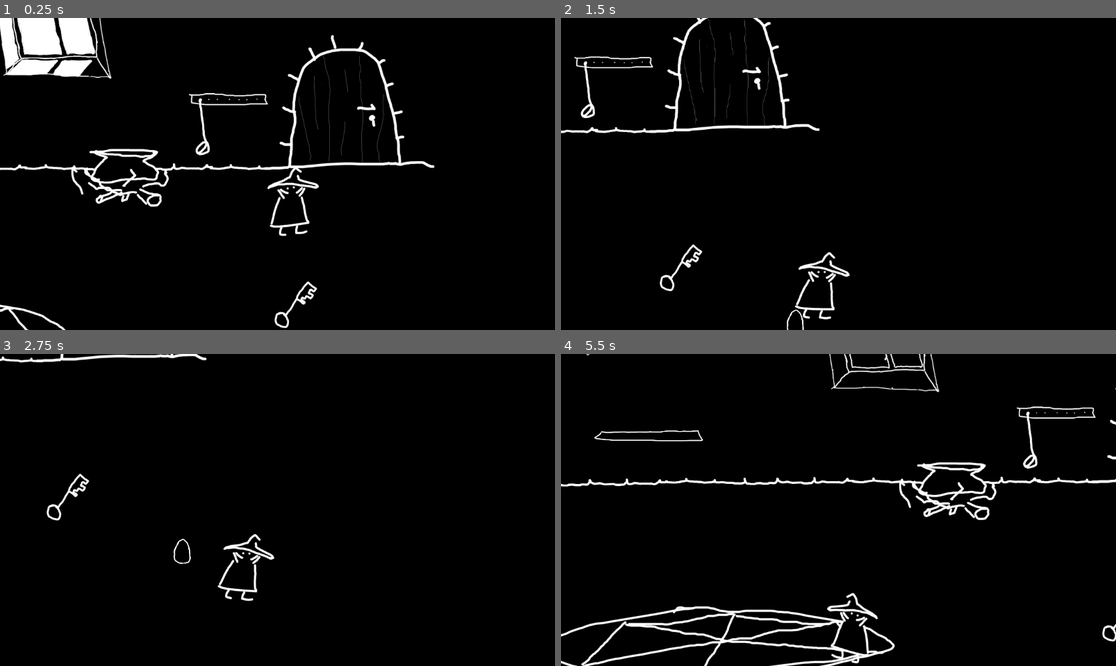
Above: before the commit, frames 1-4 (two rows, left to right).
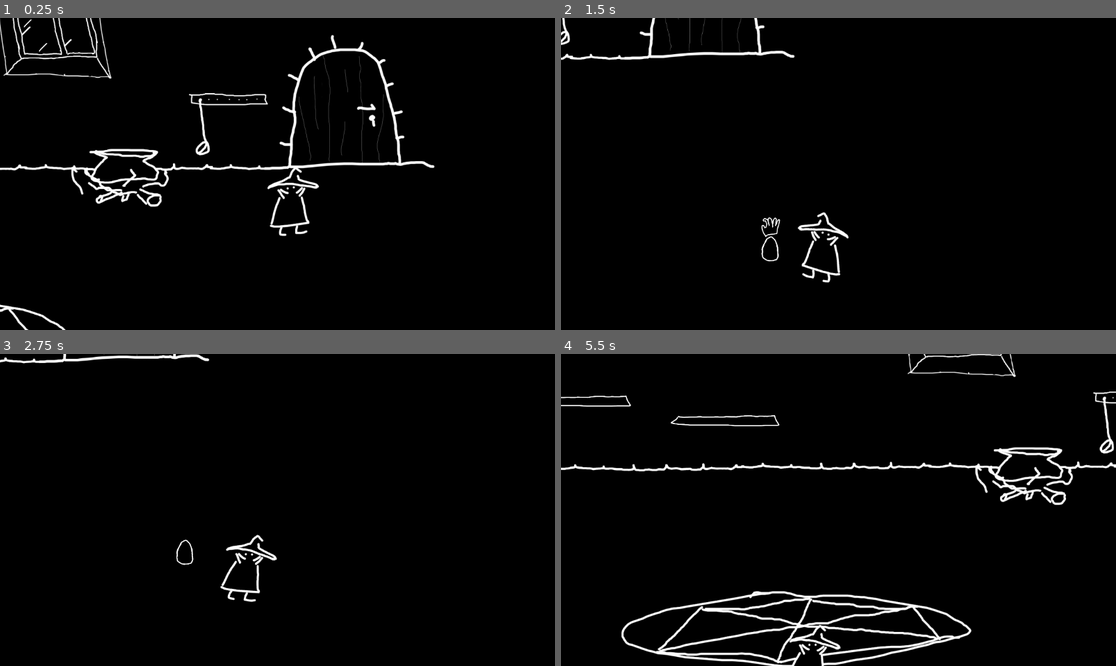
Above: after the commit, the same moments.

Repository: Badrpas/ld55-apr-2024
Game: Godot game, scene res://simulation.tscn
Same seed, same stepped clock (60 frames per second), same inputs: the game is played once before the commit and once after it.
Inputs (mouse positions are in pixels of both pictures, inside the frame that each line leads up to):
- Up to frame 1 (0.25 s): no input
- Up to frame 2 (1.5 s): move the mouse to (960, 158) at 0.52 s; hold D (right) 0.53-1.28 s; hold Space (Dash) 0.53-1.28 s; click (960, 158) at 0.67 s; tap E (UseE) at 0.8, 1.35 s; move the mouse to (727, 189) at 1.27 s; hold S (down) from 1.28 s (still down); click (727, 189) at 1.42 s
- Up to frame 3 (2.75 s): tap Space (Dash) at 1.55 s; move the mouse to (333, 441) at 2.02 s; release S (down) at 2.03 s; hold D (right) from 2.03 s (still down); hold Space (Dash) from 2.03 s (still down); click (333, 441) at 2.17 s; tap E (UseE) at 2.3 s
- Up to frame 4 (5.5 s): move the mouse to (810, 572) at 2.77 s; release D (right) at 2.78 s; release Space (Dash) at 2.78 s; hold W (up) 2.78-3.53 s; tap E (UseE) at 2.85, 3.8, 4.35, 5.3 s; click (810, 572) at 2.92 s; tap Space (Dash) at 3.05, 4.55 s; move the mouse to (1005, 556) at 3.52 s; hold Space (Dash) 3.53-4.28 s; hold A (left) 3.53-5.03 s; click (1005, 556) at 3.67 s; move the mouse to (672, 463) at 4.27 s; click (672, 463) at 4.42 s; move the mouse to (866, 510) at 5.02 s; hold S (down) from 5.03 s (still down); hold Space (Dash) from 5.03 s (still down); click (866, 510) at 5.17 s

The runs differ from the first frame. In frame 1, 2.5% of the frame differs, in the area x 0-58%, y 0-100%; in frame 2, 3.6%; in frame 3, 1.3%; in frame 4, 10%, in the area x 0-100%, y 0-100%.

Commit message:
mouse support

Diff:
--- a/project.godot
+++ b/project.godot
@@ -58,6 +58,7 @@
 Dash={
 "deadzone": 0.5,
 "events": [Object(InputEventKey,"resource_local_to_scene":false,"resource_name":"","device":-1,"window_id":0,"alt_pressed":false,"shift_pressed":false,"ctrl_pressed":false,"meta_pressed":false,"pressed":false,"keycode":0,"physical_keycode":32,"key_label":0,"unicode":32,"echo":false,"script":null)
+, Object(InputEventKey,"resource_local_to_scene":false,"resource_name":"","device":-1,"window_id":0,"alt_pressed":false,"shift_pressed":false,"ctrl_pressed":false,"meta_pressed":false,"pressed":false,"keycode":0,"physical_keycode":4194325,"key_label":0,"unicode":0,"echo":false,"script":null)
 ]
 }
 
--- a/restart-point.tscn
+++ b/restart-point.tscn
@@ -20,7 +20,7 @@
 [node name="Cam" parent="Simulation" index="1"]
 position = Vector2(277, -282)
 
-[node name="Egg" parent="Simulation" index="2"]
+[node name="Egg" parent="Simulation" index="3"]
 position = Vector2(868, 291)
 rotation = -0.241087
 
@@ -37,7 +37,13 @@
 [node name="Eye" parent="Simulation/Hexagram/slots/Node2D5" index="0" instance=ExtResource("3_6ui23")]
 position = Vector2(-2.5, -4.5)
 
-[node name="Skull2" parent="Simulation" index="12"]
+[node name="book_trigger" parent="Simulation" index="8"]
+enabled = null
+
+[node name="Player" parent="Simulation" index="11"]
+position = Vector2(15, 402)
+
+[node name="Skull2" parent="Simulation" index="13"]
 visible = false
 position = Vector2(-643, 1474)
 
--- a/simulation.tscn
+++ b/simulation.tscn
@@ -44,7 +44,6 @@
 [ext_resource type="Texture2D" uid="uid://c020xxjrjdf0p" path="res://assets/troop.png" id="40_80d32"]
 [ext_resource type="AudioStream" uid="uid://b7vhm5ljur00s" path="res://assets/sound/click.wav" id="40_hxhgd"]
 [ext_resource type="Texture2D" uid="uid://btkyaauihl48i" path="res://assets/door.png" id="43_2pjwn"]
-[ext_resource type="PackedScene" uid="uid://4kgy6vm137e" path="res://key.tscn" id="45_36ofq"]
 
 [sub_resource type="RectangleShape2D" id="RectangleShape2D_cwvet"]
 size = Vector2(5741, 287)
@@ -824,6 +823,7 @@
 position = Vector2(-728, 123)
 script = ExtResource("24_ufxqs")
 override_root = NodePath(".")
+enabled = null
 
 [node name="Area2D2" type="Area2D" parent="book_trigger"]
 position = Vector2(85, 28)
@@ -1005,9 +1005,6 @@
 [node name="InteractionAudio" type="AudioStreamPlayer" parent="." groups=["INTERACT_AUDIO"]]
 stream = ExtResource("40_hxhgd")
 
-[node name="Key" parent="." instance=ExtResource("45_36ofq")]
-position = Vector2(1712, 644)
-
 [connection signal="area_entered" from="Cauldron/Area2D" to="Cauldron" method="_on_area_2d_area_entered"]
 [connection signal="area_exited" from="Cauldron/Area2D" to="Cauldron" method="on_exited"]
 [connection signal="body_entered" from="Book/Area2D" to="Book" method="on_enter_smth"]
--- a/src/Window.gd
+++ b/src/Window.gd
@@ -29,10 +29,11 @@
 
 	if not WindowKek.Master:
 		WindowKek.Master = self
-		WindowKek.Master.make_tween.call_deferred()
+		WindowKek.Master.make_tween()
 
 	WindowKek.Master.kek.connect(func(snd):
 		if thunder_tween: thunder_tween.kill()
+		if not is_inside_tree(): return
 		thunder_tween = create_tween()
 		thunder_tween.tween_callback(func(): texture = frames[1])
 		thunder_tween.tween_interval(0.1)
@@ -52,7 +53,6 @@
 	if tween: tween.stop()
 	tween = create_tween()
 	var delay = randf_range(15, 33)
-	print('next in ', delay)
 	tween.tween_interval(delay)
 	tween.tween_callback(make_tween)
 
@@ -69,7 +69,7 @@
 
 
 # Called every frame. 'delta' is the elapsed time since the previous frame.
-func _process(delta):
+func _process(_delta):
 	for _c in rain_root.get_children():
 		var child: Node2D = _c
 		if child.position.y < 0: continue
--- a/src/book-trigger.gd
+++ b/src/book-trigger.gd
@@ -40,9 +40,26 @@
 	locked = false
 	vtarget.visible = locked
 
+func do_mouse_things():
+	var controller: PlayerController = Player.Instance.get_node('controller')
+	if controller.just_clicked:
+		if controller.mouse_world.distance_to(items.global_position) < 220:
+			Input.action_press('left')
+			Input.action_release.call_deferred('left')
+		elif controller.mouse_world.distance_to(reagents.global_position) < 220:
+			Input.action_press('right')
+			Input.action_release.call_deferred('right')
+		else:
+			Input.action_press('UseE')
+			Input.action_release.call_deferred('UseE')
+
+
 var snd = preload('res://assets/sound/take.wav')
 func _process(_delta):
 	if not locked: return
+
+	do_mouse_things()
+
 	if Input.is_action_just_pressed('UseE'):
 		unlock.call_deferred()
 		return
--- a/src/controller.gd
+++ b/src/controller.gd
@@ -1,4 +1,5 @@
 extends Node
+class_name PlayerController
 
 @export var pawn: Node2D
 @export var speed: float = 400
@@ -8,21 +9,63 @@
 var enabled = true
 
 var anim: AnimationPlayer
+var cam: Camera2D
+
 func _ready():
 	anim = pawn.get_node('AnimationPlayer')
+	cam = get_tree().get_first_node_in_group('CAMERA')
+
+var mouse_input: Vector2
+var mouse_world: Vector2
+var mouse_down = false
+var mouse_down_pre = false
+var just_clicked = false
+
+func _unhandled_input(event)-> void:
+	if event is InputEventMouseButton:
+		if event.button_index == MOUSE_BUTTON_LEFT:
+			mouse_down = event.pressed
+
+			if mouse_down and mouse_down_pre != mouse_down:
+				just_clicked = true
+				var dist = Player.Instance.get_node('eventer').interaction_marker.global_position.distance_to(mouse_world)
+				if dist < 100:
+					mouse_down = false
+					Input.action_press('UseE')
+					Input.action_release.call_deferred('UseE')
+
+	if event is InputEventMouseMotion:
+		var viewport_transform: Transform2D = get_tree().root.get_final_transform()
+		mouse_input = event.xformed_by(viewport_transform).position
+		mouse_world = mouse_input - get_viewport().get_visible_rect().size / 2. + cam.position
+
+
+func _process(_delta)-> void:
+	mouse_world = mouse_input - get_viewport().get_visible_rect().size / 2. + cam.position
+
+	if just_clicked:
+		clear_jcl.call_deferred()
+	mouse_down_pre = mouse_down
+
+func clear_jcl():
+	just_clicked = false
 
 func _physics_process(delta):
 	if not pawn: return
 	var dx = 0
 	var dy = 0
-	if Input.is_action_pressed('right'):
-		dx += 1;
-	if Input.is_action_pressed('left'):
-		dx -= 1;
-	if Input.is_action_pressed('up'):
-		dy -= 1;
-	if Input.is_action_pressed('down'):
-		dy += 1;
+	if mouse_down:
+		dx = mouse_world.x - Player.Instance.position.x
+		dy = mouse_world.y - (Player.Instance.position.y - 100)
+	else:
+		if Input.is_action_pressed('right'):
+			dx += 1;
+		if Input.is_action_pressed('left'):
+			dx -= 1;
+		if Input.is_action_pressed('up'):
+			dy -= 1;
+		if Input.is_action_pressed('down'):
+			dy += 1;
 
 	if not (dx or dy) or not enabled:
 		if anim.current_animation == 'walk_2':
@@ -34,6 +77,9 @@
 
 	var dir = Vector2(dx, dy).normalized()
 	velocity = dir * (speed)
+
+	if Input.is_action_pressed('Dash'):
+		velocity *= 2.
 
 
 	var image: Node2D = pawn.get_node_or_null('Image');
--- a/src/player-eventer.gd
+++ b/src/player-eventer.gd
@@ -70,6 +70,7 @@
 
 var snd = preload('res://assets/sound/take.wav')
 func _process(_delta):
+	# print(current_target, ' ', Input.is_action_just_pressed('UseE'))
 	if current_target and Input.is_action_just_pressed('UseE'):
 		var r = _find_interactable_in(current_target)
 		if not r: return
--- a/src/theeyer.gd
+++ b/src/theeyer.gd
@@ -61,7 +61,7 @@
 		audio_prepare.play()
 		prepare_played = true
 	if time_to_strike <=0 and not BookTrigger.Instance.locked:
-		time_to_strike = 6
+		time_to_strike = 4
 		strike()
 		prepare_played = false
 
@@ -100,7 +100,7 @@
 				sword1.get_node('AnimationPlayer').play('drop')
 				TheYeyer.StrikesHitNearSwords = 1
 		elif TheYeyer.StrikesHitNearSwords == 1:
-			if sword2.global_position.distance_to(Player.Instance.global_position) < 700:
+			if sword2.global_position.distance_to(Player.Instance.global_position) < 1000:
 				print('drop the shield!')
 				shield.get_node('AnimationPlayer').play('drop')
 				TheYeyer.StrikesHitNearSwords = 2
Not shown, changed: export_presets.cfg
Not shown: 1 places in simulation.tscn that only renumber resources
